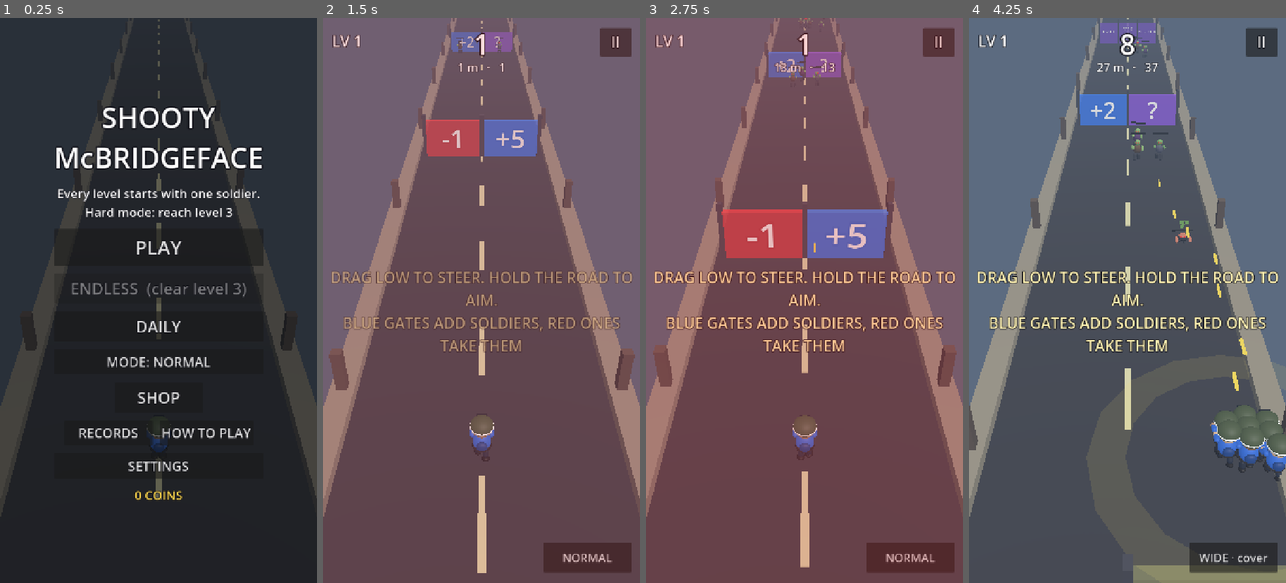
Above: before the commit, frames 1-4 (left to right).
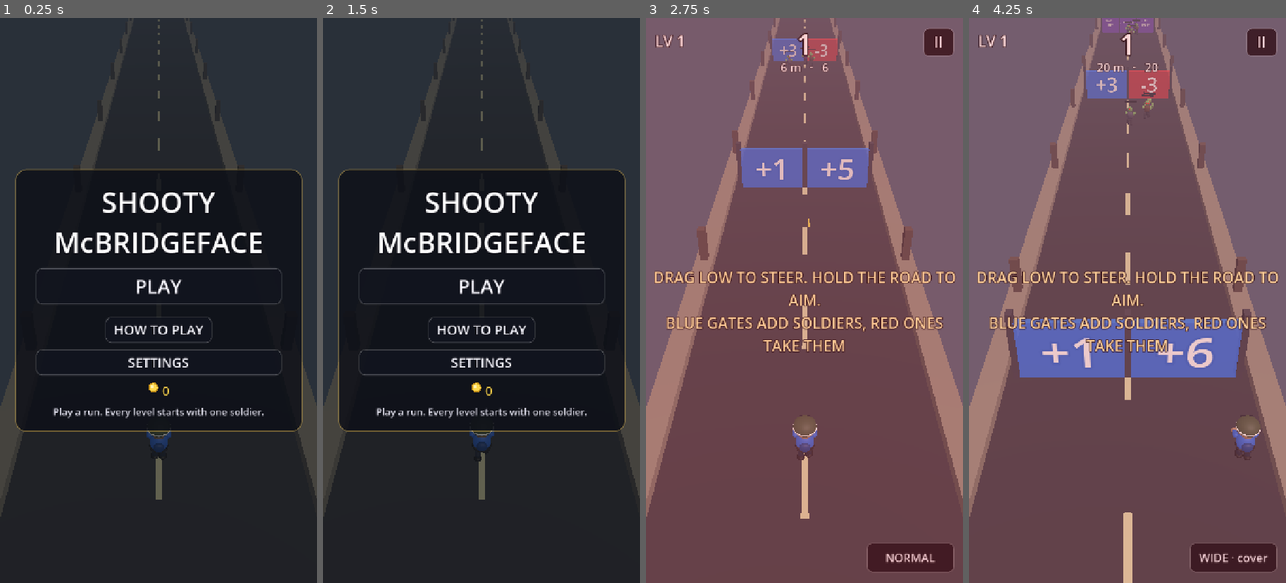
Above: after the commit, the same moments.

Repository: Reconnaishawnce/shootymcbridgeface
Game: Godot game, scene res://scenes/main.tscn
The game is run twice, just before and just after one commit, with the same random seed, the same clock (stepped at 60 frames per second) and the same inputs.
Inputs (mouse positions are in pixels of both pictures, inside the frame that each line leads up to):
- Up to frame 1 (0.25 s): no input
- Up to frame 2 (1.5 s): click (481, 328) at 0.5 s, where only the run before the commit has a clickable "DAILY"; click "PLAY TODAY" (after the commit: "BACK") at 1.25 s
- Up to frame 3 (2.75 s): click (804, 283) at 2 s, where only the run after the commit has a clickable "PLAY"
- Up to frame 4 (4.25 s): click "NORMAL" at 2.75 s; tap Enter at 3.5, 3.6 s; move the mouse to (1197, 272) at 3.52 s; hold Right from 3.53 s (still down); click (1197, 272) at 3.67 s; tap Space at 3.77 s

The runs differ from the first frame. In frame 1, 19% of the frame differs, in the area x 4-96%, y 15-86%; in frame 2, 100%, in the area x 0-100%, y 0-100%; in frame 3, 11%; in frame 4, 65%.

Commit message:
Polish turn 4: one game, one look
One theme for every screen: rounded dark-glass buttons, rounded panels
behind every card, a styled scrollbar, drawn coin and star icons. The
title and the wipe screen name the next thing to do. The title unlocks
its buttons gradually so a new player sees PLAY and little else. A
frame of frozen time on a boss kill and a vehicle forming. The wipe
screen caps new achievements at three; the locker fits the screen.
Version 0.21.

Co-Authored-By: Claude Fable 5.1 <noreply@anthropic.com>
Claude-Session: https://claude.ai/code/session_01EMozbYp1QNQ1T5aNXPKEgN

Diff:
--- /dev/null
+++ b/scripts/core/goals.gd
@@ -0,0 +1,47 @@
+class_name Goals
+extends RefCounted
+## The one thing to do next, and which title buttons a player has earned.
+## Pure: the game hands in a context dictionary.
+##
+## Context keys: runs, best_level, hard_best_level, coins, cheapest (name),
+## cheapest_cost, vehicles, modifier, character_mode, affordable_item,
+## daily_played, best_score.
+
+
+static func next(c: Dictionary) -> String:
+	var runs := int(c.get("runs", 0))
+	var best_level := int(c.get("best_level", 0))
+	if runs == 0:
+		return "Play a run. Every level starts with one soldier."
+	if best_level < Modifiers.HARD_UNLOCK_LEVEL:
+		return "Reach level %d to open ENDLESS and HARD (best so far: %d)." % [Modifiers.HARD_UNLOCK_LEVEL, maxi(best_level, 1)]
+	var coins := int(c.get("coins", 0))
+	var cheapest := str(c.get("cheapest", ""))
+	var cost := int(c.get("cheapest_cost", 0))
+	if cheapest != "" and coins >= cost and cost > 0:
+		return "You can afford %s in the SHOP (%d coins)." % [cheapest, cost]
+	if int(c.get("vehicles", 0)) == 0:
+		return "Form a JEEP: reach %d soldiers and take the olive panel." % int(ceil(float(Convoy.cost("jeep")) * Convoy.OFFER_MARGIN))
+	if bool(c.get("character_mode", false)) and bool(c.get("affordable_item", false)):
+		return "Something new is waiting in the LOCKER."
+	if str(c.get("modifier", "normal")) == "normal" and int(c.get("hard_best_level", 0)) < Modifiers.NIGHTMARE_UNLOCK_LEVEL:
+		return "Try HARD mode: 1.5x score and coins, and it opens NIGHTMARE."
+	if not bool(c.get("daily_played", false)):
+		return "Play today's DAILY: same road as everyone, best of the day counts."
+	if cheapest != "" and cost > 0:
+		return "Save for %s: %d of %d coins." % [cheapest, coins, cost]
+	return "Beat your best: %d." % int(c.get("best_score", 0))
+
+
+## Which title buttons show. New players see PLAY and little else; the
+## rest arrives as it becomes useful.
+static func title_buttons(runs: int, hard_unlocked: bool, character_mode: bool) -> Dictionary:
+	return {
+		"shop": runs >= 1,
+		"daily": runs >= 2,
+		"records": runs >= 1,
+		"mode": hard_unlocked,
+		"locker": character_mode,
+		"endless": runs >= 1,
+		"hints": runs >= 1,
+	}
--- a/scripts/game.gd
+++ b/scripts/game.gd
@@ -301,13 +301,38 @@
 		hint = "Hard mode: %s" % Modifiers.unlock_text("hard")
 	elif modifier == "hard" and not Modifiers.unlocked("nightmare", normal_level, hard_level):
 		hint = "Nightmare: %s" % Modifiers.unlock_text("nightmare")
+	var runs := int(stats.get("runs", 0))
 	hud.show_title({
+		"goal": Goals.next(_goal_context()),
+		"buttons": Goals.title_buttons(runs, Modifiers.unlocked("hard", normal_level, hard_level), character_mode),
 		"best": best, "best_level": best_level, "best_endless": best_endless, "coins": coins,
 		"endless_unlocked": Meta.endless_unlocked(normal_level), "squad_type": squad_type,
 		"shotgun_unlocked": meta.shotgun_unlocked() or meta.squad_unlocked("medic"),
 		"stars": wardrobe.stars, "hero_name": wardrobe.hero_name() if character_mode else "",
 		"modifier": modifier, "mode_hint": hint,
 	})
+
+
+## What Goals needs to name the next thing to do.
+func _goal_context() -> Dictionary:
+	var cheapest := ""
+	var cheapest_cost := 0
+	for id in Meta.ORDER:
+		if meta.is_maxed(id):
+			continue
+		var c := meta.cost(id)
+		if cheapest == "" or c < cheapest_cost:
+			cheapest = Meta.title(id)
+			cheapest_cost = c
+	return {
+		"runs": int(stats.get("runs", 0)), "best_level": SaveData.load_best_level("normal"),
+		"hard_best_level": SaveData.load_best_level("hard"), "coins": coins,
+		"cheapest": cheapest, "cheapest_cost": cheapest_cost, "vehicles": int(stats.get("vehicles", 0)),
+		"modifier": modifier, "character_mode": character_mode,
+		"affordable_item": wardrobe.can_afford_something(),
+		"daily_played": daily_results.has(Daily.day_number(int(Time.get_unix_time_from_system()))),
+		"best_score": best,
+	}
 
 
 func _load_bests() -> void:
@@ -661,6 +686,7 @@
 		"mode": mode, "stars_earned": stars_earned, "hero_name": wardrobe.hero_name() if character_mode else "",
 		"locker_nudge": character_mode and wardrobe.can_afford_something(),
 		"grades": " ".join(grades), "modifier": world.modifier, "achievements": new_achievements,
+		"goal": Goals.next(_goal_context()),
 	})
 	if character_mode:
 		squad.cheer()
@@ -990,6 +1016,7 @@
 	bosses_killed += 1
 	if smoke:
 		print("SMOKE_BOSS_DOWN ", JSON.stringify({"level": level, "squad_left": squad_left, "frame": _frames}))
+	_hitstop(0.14)
 	var b := Difficulty.level_bonus(level, squad_left, squad.vehicles_alive())
 	var letter := Grades.grade(_level_perfect, _level_gates, _level_peak, squad_left, _run_time - _boss_start)
 	grades.append(letter)
@@ -1082,7 +1109,16 @@
 	_punch(2.0)
 
 
+## A frame of frozen time on the big hits: the eye reads the moment.
+func _hitstop(seconds: float) -> void:
+	if smoke:
+		return
+	Engine.time_scale = 0.05
+	_slowmo_until = Time.get_ticks_msec() * 0.001 + seconds
+
+
 func _on_vehicle_formed(id: String) -> void:
+	_hitstop(0.08)
 	if smoke:
 		print("SMOKE_VEHICLE ", JSON.stringify({"id": id, "level": world.level, "squad": squad.count, "frame": _frames}))
 	hud.show_banner("%s JOINS THE CONVOY" % Convoy.title(id), 1.4)
--- a/scripts/hud.gd
+++ b/scripts/hud.gd
@@ -55,6 +55,12 @@
 var _title: Label
 var _records: Label
 var _coins_title: Label
+var _coins_row: HBoxContainer
+var _stars_row: HBoxContainer
+var _goal: Label
+var _daily_button: Button
+var _shop_button: Button
+var _records_button: Button
 var _endless_button: Button
 var _squad_button: Button
 var _locker_button: Button
@@ -125,11 +131,88 @@
 var _count_tween: Tween
 
 
+## One look for every button and card: rounded, dark glass, a warm
+## accent when pressed. Applied to the root so nothing escapes it.
+const ACCENT := Color(1.0, 0.8, 0.3)
+const GLASS := Color(0.07, 0.08, 0.12, 0.86)
+
+
+static func _flat(bg: Color, radius: int, border: Color = Color(1, 1, 1, 0.12), border_w: int = 2) -> StyleBoxFlat:
+	var sb := StyleBoxFlat.new()
+	sb.bg_color = bg
+	sb.set_corner_radius_all(radius)
+	sb.border_color = border
+	sb.set_border_width_all(border_w)
+	sb.content_margin_left = 20.0
+	sb.content_margin_right = 20.0
+	sb.content_margin_top = 8.0
+	sb.content_margin_bottom = 8.0
+	return sb
+
+
+static func make_theme() -> Theme:
+	var t := Theme.new()
+	t.set_stylebox("normal", "Button", _flat(GLASS, 14))
+	t.set_stylebox("hover", "Button", _flat(Color(0.12, 0.13, 0.18, 0.9), 14, Color(1, 1, 1, 0.25)))
+	t.set_stylebox("pressed", "Button", _flat(Color(0.25, 0.2, 0.08, 0.95), 14, ACCENT, 3))
+	t.set_stylebox("disabled", "Button", _flat(Color(0.07, 0.08, 0.12, 0.5), 14, Color(1, 1, 1, 0.06)))
+	t.set_stylebox("focus", "Button", _flat(Color(0, 0, 0, 0), 14, Color(0, 0, 0, 0), 0))
+	t.set_color("font_color", "Button", Color(0.97, 0.97, 1.0))
+	t.set_color("font_hover_color", "Button", Color(1.0, 1.0, 1.0))
+	t.set_color("font_pressed_color", "Button", ACCENT)
+	t.set_color("font_disabled_color", "Button", Color(0.6, 0.6, 0.66))
+	t.set_stylebox("panel", "PanelContainer", _flat(Color(0.05, 0.06, 0.09, 0.82), 24, Color(ACCENT, 0.35), 2))
+	var grabber := _flat(Color(1, 1, 1, 0.35), 6, Color(0, 0, 0, 0), 0)
+	t.set_stylebox("grabber", "VScrollBar", grabber)
+	t.set_stylebox("scroll", "VScrollBar", _flat(Color(1, 1, 1, 0.06), 6, Color(0, 0, 0, 0), 0))
+	return t
+
+
+## A small drawn icon: a coin or a star. No font glyph to depend on.
+class Icon extends Control:
+	var kind := "coin"
+	var size_px := 22.0
+	func _init(p_kind: String, p_size: float = 22.0) -> void:
+		kind = p_kind
+		size_px = p_size
+		custom_minimum_size = Vector2(size_px, size_px)
+		mouse_filter = Control.MOUSE_FILTER_IGNORE
+	func _draw() -> void:
+		var c := Vector2(size_px * 0.5, size_px * 0.5)
+		if kind == "coin":
+			draw_circle(c, size_px * 0.46, Color(0.75, 0.55, 0.1))
+			draw_circle(c, size_px * 0.36, Color(1.0, 0.85, 0.3))
+			draw_circle(c + Vector2(-size_px * 0.1, -size_px * 0.1), size_px * 0.12, Color(1.0, 0.95, 0.7))
+		else:
+			var pts := PackedVector2Array()
+			for i in range(10):
+				var a := -PI * 0.5 + float(i) * PI / 5.0
+				var r := size_px * (0.48 if i % 2 == 0 else 0.2)
+				pts.append(c + Vector2(cos(a), sin(a)) * r)
+			draw_colored_polygon(pts, Color(1.0, 0.92, 0.45))
+
+
+## A row with an icon and a number, for coins and stars.
+func _currency(kind: String, size: int, color: Color) -> HBoxContainer:
+	var row := HBoxContainer.new()
+	row.mouse_filter = Control.MOUSE_FILTER_IGNORE
+	row.alignment = BoxContainer.ALIGNMENT_CENTER
+	row.add_theme_constant_override("separation", 8)
+	var icon := Icon.new(kind, float(size) * 0.9)
+	row.add_child(icon)
+	var l := _label(size, HORIZONTAL_ALIGNMENT_LEFT)
+	l.add_theme_color_override("font_color", color)
+	row.add_child(l)
+	row.set_meta("label", l)
+	return row
+
+
 func _init() -> void:
 	process_mode = Node.PROCESS_MODE_ALWAYS
 	var root := Control.new()
 	root.set_anchors_and_offsets_preset(Control.PRESET_FULL_RECT)
 	root.mouse_filter = Control.MOUSE_FILTER_IGNORE
+	root.theme = make_theme()
 	add_child(root)
 
 	_level = _label(34, HORIZONTAL_ALIGNMENT_LEFT)
@@ -315,9 +398,9 @@
 	_endless_button = _button("ENDLESS", 36)
 	_endless_button.pressed.connect(func() -> void: play_pressed.emit("endless"))
 	box.add_child(_endless_button)
-	var daily := _button("DAILY", 36)
-	daily.pressed.connect(func() -> void: daily_opened.emit())
-	box.add_child(daily)
+	_daily_button = _button("DAILY", 36)
+	_daily_button.pressed.connect(func() -> void: daily_opened.emit())
+	box.add_child(_daily_button)
 	_mode_button = _button("MODE: NORMAL", 30)
 	_mode_button.pressed.connect(func() -> void: mode_pressed.emit())
 	box.add_child(_mode_button)
@@ -329,10 +412,10 @@
 	row.alignment = BoxContainer.ALIGNMENT_CENTER
 	row.add_theme_constant_override("separation", 16)
 	box.add_child(row)
-	var shop := _button("SHOP", 36)
-	shop.custom_minimum_size.x = 200.0
-	shop.pressed.connect(func() -> void: shop_opened.emit())
-	row.add_child(shop)
+	_shop_button = _button("SHOP", 36)
+	_shop_button.custom_minimum_size.x = 200.0
+	_shop_button.pressed.connect(func() -> void: shop_opened.emit())
+	row.add_child(_shop_button)
 	_locker_button = _button("LOCKER", 36)
 	_locker_button.custom_minimum_size.x = 200.0
 	_locker_button.pressed.connect(func() -> void: locker_opened.emit())
@@ -342,10 +425,10 @@
 	row2.alignment = BoxContainer.ALIGNMENT_CENTER
 	row2.add_theme_constant_override("separation", 16)
 	box.add_child(row2)
-	var records := _button("RECORDS", 30)
-	records.custom_minimum_size.x = 200.0
-	records.pressed.connect(func() -> void: records_opened.emit())
-	row2.add_child(records)
+	_records_button = _button("RECORDS", 30)
+	_records_button.custom_minimum_size.x = 200.0
+	_records_button.pressed.connect(func() -> void: records_opened.emit())
+	row2.add_child(_records_button)
 	var help := _button("HOW TO PLAY", 30)
 	help.custom_minimum_size.x = 200.0
 	help.pressed.connect(func() -> void: help_opened.emit())
@@ -353,12 +436,22 @@
 	var settings := _button("SETTINGS", 30)
 	settings.pressed.connect(func() -> void: settings_opened.emit())
 	box.add_child(settings)
-	_coins_title = _label(28, HORIZONTAL_ALIGNMENT_CENTER)
-	_coins_title.add_theme_color_override("font_color", COIN)
-	box.add_child(_coins_title)
-	_stars_title = _label(26, HORIZONTAL_ALIGNMENT_CENTER)
-	_stars_title.add_theme_color_override("font_color", STAR)
-	box.add_child(_stars_title)
+	var wallet := HBoxContainer.new()
+	wallet.mouse_filter = Control.MOUSE_FILTER_IGNORE
+	wallet.alignment = BoxContainer.ALIGNMENT_CENTER
+	wallet.add_theme_constant_override("separation", 30)
+	box.add_child(wallet)
+	_coins_row = _currency("coin", 28, COIN)
+	wallet.add_child(_coins_row)
+	_coins_title = _coins_row.get_meta("label")
+	_stars_row = _currency("star", 28, STAR)
+	wallet.add_child(_stars_row)
+	_stars_title = _stars_row.get_meta("label")
+	_goal = _label(22, HORIZONTAL_ALIGNMENT_CENTER)
+	_goal.autowrap_mode = TextServer.AUTOWRAP_WORD
+	_goal.custom_minimum_size.x = 560.0
+	_goal.modulate = Color(0.9, 0.9, 0.95)
+	box.add_child(_goal)
 
 
 func _build_settings(root: Control) -> void:
@@ -394,6 +487,10 @@
 	shade.color = Color(0.0, 0.0, 0.0, 0.3)
 	var center: CenterContainer = _locker_card.get_child(1)
 	center.anchor_top = 0.3
+	var panel: PanelContainer = _locker_card.get_meta("panel")
+	var margin: MarginContainer = panel.get_child(0)
+	margin.add_theme_constant_override("margin_left", 12)
+	margin.add_theme_constant_override("margin_right", 12)
 	var box: VBoxContainer = _locker_card.get_meta("box")
 	box.add_theme_constant_override("separation", 10)
 	var head := _label(44, HORIZONTAL_ALIGNMENT_CENTER)
@@ -408,8 +505,8 @@
 	tabs.add_theme_constant_override("separation", 6)
 	box.add_child(tabs)
 	for cat in Wardrobe.CATEGORIES:
-		var b := _button(Wardrobe.CATEGORY_TITLES[cat], 18)
-		b.custom_minimum_size = Vector2(106.0, 48.0)
+		var b := _button(Wardrobe.CATEGORY_TITLES[cat], 16)
+		b.custom_minimum_size = Vector2(98.0, 46.0)
 		b.toggle_mode = true
 		b.pressed.connect(func() -> void: locker_tab.emit(cat))
 		tabs.add_child(b)
@@ -417,7 +514,7 @@
 	_locker_grid = GridContainer.new()
 	_locker_grid.columns = 3
 	_locker_grid.mouse_filter = Control.MOUSE_FILTER_IGNORE
-	_locker_grid.add_theme_constant_override("h_separation", 8)
+	_locker_grid.add_theme_constant_override("h_separation", 6)
 	_locker_grid.add_theme_constant_override("v_separation", 8)
 	box.add_child(_locker_grid)
 	_locker_line = _label(22, HORIZONTAL_ALIGNMENT_CENTER)
@@ -610,7 +707,7 @@
 	_pause_characters.text = "CHARACTERS: ON" if on else "CHARACTERS: OFF"
 	_settings_characters.text = _pause_characters.text
 	_locker_button.visible = on
-	_stars_title.visible = on
+	_stars_row.visible = on
 
 
 ## TIGHT is a focused column, WIDE a fan: the button says so.
@@ -702,7 +799,16 @@
 	var hero_name: String = t.get("hero_name", "")
 	var modifier: String = t.get("modifier", "normal")
 	var mode_hint: String = t.get("mode_hint", "")
+	var buttons: Dictionary = t.get("buttons", {})
 	_hide_cards()
+	_shop_button.visible = bool(buttons.get("shop", true))
+	_daily_button.visible = bool(buttons.get("daily", true))
+	_records_button.visible = bool(buttons.get("records", true))
+	_mode_button.visible = bool(buttons.get("mode", true))
+	_endless_button.visible = bool(buttons.get("endless", true))
+	if not bool(buttons.get("hints", true)):
+		mode_hint = ""
+	_goal.text = str(t.get("goal", ""))
 	_title_card.visible = true
 	_pause_button.visible = false
 	_boss_box.visible = false
@@ -711,18 +817,19 @@
 		lines.append("Best %d   ·   Level %d" % [best, best_level])
 	if best_endless > 0:
 		lines.append("Endless best %d" % best_endless)
-	if lines.is_empty():
-		lines.append("Every level starts with one soldier." if modifier == "normal" else Modifiers.blurb(modifier))
+	if lines.is_empty() and modifier != "normal":
+		lines.append(Modifiers.blurb(modifier))
 	if mode_hint != "":
 		lines.append(mode_hint)
 	_records.text = "\n".join(lines)
+	_records.visible = not lines.is_empty()
 	_mode_button.text = "MODE: %s" % Modifiers.title(modifier)
 	_endless_button.disabled = not endless_unlocked
 	_endless_button.text = "ENDLESS" if endless_unlocked else "ENDLESS  (clear level %d)" % Meta.ENDLESS_UNLOCK_LEVEL
 	_squad_button.visible = shotgun_unlocked
 	_squad_button.text = "SQUAD: %s" % {"rifle": "RIFLES", "shotgun": "SHOTGUNS", "medic": "MEDICS"}.get(squad_type, "RIFLES")
-	_coins_title.text = "%d COINS" % coins
-	_stars_title.text = "%d STARS   ·   %s" % [stars, hero_name] if hero_name != "" else "%d STARS" % stars
+	_coins_title.text = str(coins)
+	_stars_title.text = "%d   ·   %s" % [stars, hero_name] if hero_name != "" else str(stars)
 
 
 ## Lifetime numbers and the achievement list.
@@ -792,8 +899,8 @@
 		_locker_grid.remove_child(child)
 		child.queue_free()
 	for id in Wardrobe.items_in(tab):
-		var b := _button("", 20)
-		b.custom_minimum_size = Vector2(196.0, 74.0)
+		var b := _button("", 19)
+		b.custom_minimum_size = Vector2(190.0, 72.0)
 		var state := ""
 		if w.is_equipped(id):
 			state = "WEARING"
@@ -921,10 +1028,15 @@
 	if locker_nudge:
 		coins_line += "\nSomething new is waiting in the locker!"
 	var unlocked: Array = r.get("achievements", [])
-	for id in unlocked:
-		var a := Achievements.find(str(id))
+	for i in range(mini(unlocked.size(), 3)):
+		var a := Achievements.find(str(unlocked[i]))
 		if not a.is_empty():
 			coins_line += "\nACHIEVEMENT: %s  +%d %s" % [a.title, int(a.stars), "star" if int(a.stars) == 1 else "stars"]
+	if unlocked.size() > 3:
+		coins_line += "\n+%d more achievements, see RECORDS" % (unlocked.size() - 3)
+	var goal := str(r.get("goal", ""))
+	if goal != "":
+		coins_line += "\n\nNEXT: " + goal
 	_over_lines.text = "%s\n\n%s\n%d kills   peak squad %d\n\n%s" % [head, where, kills, peak, coins_line]
 	_over_prompt.text = "TAP TO RETRY"
 	_pulse_prompt()
@@ -1054,12 +1166,23 @@
 	center.set_anchors_and_offsets_preset(Control.PRESET_FULL_RECT)
 	center.mouse_filter = Control.MOUSE_FILTER_IGNORE
 	card.add_child(center)
+	var panel := PanelContainer.new()
+	panel.mouse_filter = Control.MOUSE_FILTER_IGNORE
+	center.add_child(panel)
+	var margin := MarginContainer.new()
+	margin.mouse_filter = Control.MOUSE_FILTER_IGNORE
+	for side in ["left", "right"]:
+		margin.add_theme_constant_override("margin_" + side, 26)
+	for side in ["top", "bottom"]:
+		margin.add_theme_constant_override("margin_" + side, 22)
+	panel.add_child(margin)
 	var box := VBoxContainer.new()
 	box.mouse_filter = Control.MOUSE_FILTER_IGNORE
 	box.alignment = BoxContainer.ALIGNMENT_CENTER
-	box.add_theme_constant_override("separation", 18)
-	center.add_child(box)
+	box.add_theme_constant_override("separation", 14)
+	margin.add_child(box)
 	card.set_meta("box", box)
+	card.set_meta("panel", panel)
 	return card
 
 
--- a/tests/run_tests.gd
+++ b/tests/run_tests.gd
@@ -18,6 +18,7 @@
 	"res://tests/test_run12.gd",
 	"res://tests/test_run13.gd",
 	"res://tests/test_convoy.gd",
+	"res://tests/test_goals.gd",
 	"res://tests/test_combo.gd",
 	"res://tests/test_powerups.gd",
 	"res://tests/test_progression.gd",
--- /dev/null
+++ b/tests/test_goals.gd
@@ -0,0 +1,31 @@
+extends TestCase
+
+
+func test_next_goal_order() -> void:
+	check(Goals.next({"runs": 0}).contains("Play"), "first: play")
+	check(Goals.next({"runs": 3, "best_level": 2}).contains("level %d" % Modifiers.HARD_UNLOCK_LEVEL), "then: reach the unlock level")
+	var ctx := {"runs": 5, "best_level": 4, "coins": 500, "cheapest": "RECRUITS", "cheapest_cost": 160, "vehicles": 0}
+	check(Goals.next(ctx).contains("RECRUITS"), "then: an affordable upgrade")
+	ctx.coins = 10
+	check(Goals.next(ctx).contains("JEEP"), "then: form a jeep")
+	ctx.vehicles = 2
+	ctx.modifier = "normal"
+	ctx.hard_best_level = 0
+	check(Goals.next(ctx).contains("HARD"), "then: try hard")
+	ctx.hard_best_level = 9
+	ctx.daily_played = false
+	check(Goals.next(ctx).contains("DAILY"), "then: the daily")
+	ctx.daily_played = true
+	check(Goals.next(ctx).contains("Save for RECRUITS"), "then: save up")
+	ctx.cheapest = ""
+	ctx.best_score = 1234
+	check(Goals.next(ctx).contains("1234"), "finally: beat the best")
+
+
+func test_title_buttons() -> void:
+	var fresh := Goals.title_buttons(0, false, false)
+	check(not fresh.shop and not fresh.daily and not fresh.records and not fresh.mode and not fresh.locker, "a new player sees almost nothing")
+	var one := Goals.title_buttons(1, false, false)
+	check(one.shop and one.records and not one.daily, "after one run: shop and records")
+	var later := Goals.title_buttons(2, true, true)
+	check(later.daily and later.mode and later.locker, "everything in time")
Not shown, added: scripts/core/goals.gd.uid
Not shown, added: tests/test_goals.gd.uid
Not shown, changed: CHANGELOG.md
Not shown, changed: VERSION
Not shown, changed: docs/DESIGN.md
Not shown, changed: docs/ROADMAP.md
